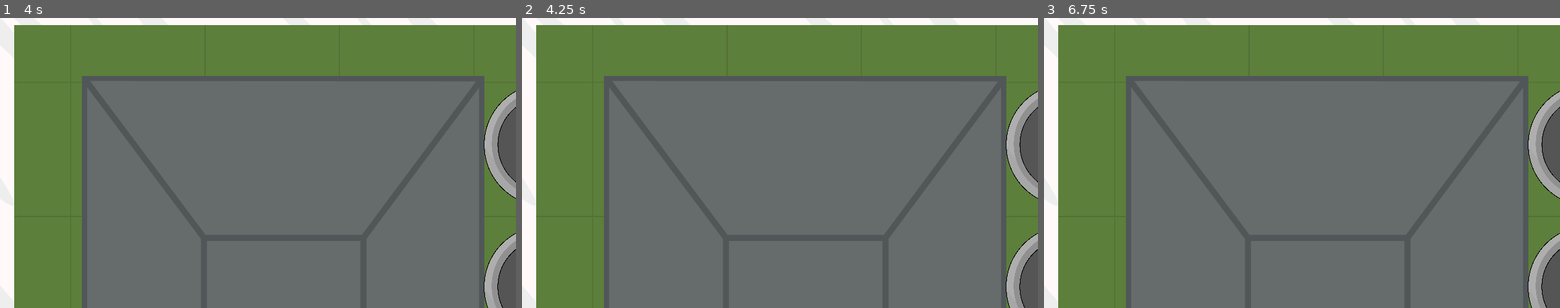
Above: before the commit, frames 1-3 (left to right).
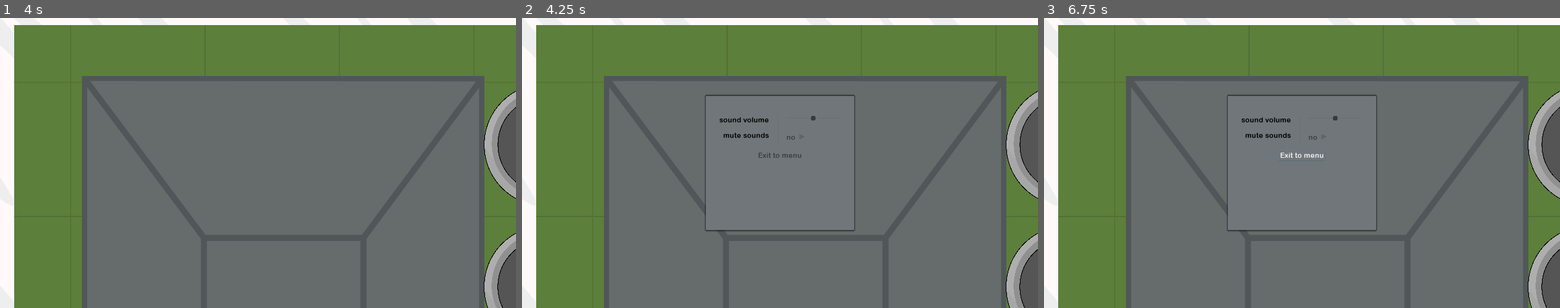
Above: after the commit, the same moments.

Repository: michalbie/Spinningeddon
Game: Godot game, scene res://Scenes/World/World.tscn
Two runs of this game, one before a commit and one after it. Both use one fixed random seed, a clock stepped at 60 frames per second and the inputs below. This scene is started directly instead of the project's main scene.
Inputs (mouse positions are in pixels of both pictures, inside the frame that each line leads up to):
- Up to frame 1 (4 s): tap Enter at 0.5, 2, 3.5 s; move the mouse to (371, 148) at 0.52 s; press the mouse at (371, 148) at 0.53 s; tap Space at 1.25, 2.75 s; move the mouse to (154, 177) at 1.27 s; release the mouse at (154, 177) at 1.28 s; tap Tab (show_list) at 1.35, 3.6 s; move the mouse to (309, 99) at 2.02 s; right-click (309, 99) at 2.1 s; move the mouse to (232, 221) at 2.77 s; click (232, 221) at 2.85 s; move the mouse to (412, 206) at 3.52 s
- Up to frame 2 (4.25 s): tap Escape (ui_cancel) at 4.15 s
- Up to frame 3 (6.75 s): click (1322, 136) at 4.27 s; tap Space at 5 s; move the mouse to (1147, 119) at 5.02 s; right-click (1147, 119) at 5.1 s; move the mouse to (1327, 163) at 5.77 s; press the mouse at (1327, 163) at 5.78 s; move the mouse to (1224, 90) at 6.52 s; release the mouse at (1224, 90) at 6.53 s; tap Tab (show_list) at 6.6 s

Frame 1 is identical in both runs. In frame 2, 0.7% of the frame differs, in the area x 35-65%, y 26-74%; in frame 3, 0.7%.

Commit message:
Added pause menu (#60)
* Added pause menu

There is now a pause menu accessible under ESC key, that allows for changing the settings and leaving the game.

* Removed background from menu

* Fixed crash after leaving the game

Co-authored-by: Michał Biernacki <biernackimichal022@gmail.com>

Diff:
--- a/Entities/Character/Character.gd
+++ b/Entities/Character/Character.gd
@@ -89,7 +89,7 @@
 		being_removed = true
 		GameManager.world.gameplay_info.rpc("update_kills_info", str(source), self.get_name())
 
-		if source != "Fog":
+		if source != "Fog" and source != "Heart attack":
 			GameManager.world.get_node(str(source)).hud.rpc("update_players_alive")
 			GameManager.world.get_node(str(source)).kills += 1
 			GameManager.world.get_node(str(source)).hud.rpc_id(int(source), "update_kills", GameManager.world.get_node(str(source)).kills)
--- a/Scenes/HUD/GameplayInfo.gd
+++ b/Scenes/HUD/GameplayInfo.gd
@@ -20,7 +20,7 @@
 
 remote func update_kills_info(killer, victim):
 	var killer_name = str(killer)
-	if str(killer) != "Fog":
+	if str(killer) != "Fog" and str(killer) != "Heart attack":
 		killer_name = LobbyManager.players[int(killer)]["name"]
 	var victim_name = LobbyManager.players[int(victim)]["name"]
 	var new_label = KillLabel.instance()
--- /dev/null
+++ b/Scenes/HUD/SettingsMenu.gd
@@ -0,0 +1,14 @@
+extends CanvasLayer
+
+
+func _process(delta):
+	if Input.is_action_just_pressed("ui_cancel"):
+		$Settings.visible = !$Settings.visible
+
+
+
+func _on_Button_pressed():
+	var player = GameManager.world.get_node(str(get_tree().get_network_unique_id()))
+	player.got_shot(player.hp, "Heart attack")
+	GameManager.end_game()
+	LobbyManager.lobby._on_ReturnButton_pressed()
--- /dev/null
+++ b/Scenes/HUD/SettingsMenu.tscn
@@ -0,0 +1,188 @@
+[gd_scene load_steps=12 format=2]
+
+[ext_resource path="res://Scenes/MainMenu/SubMenus/Settings/Settings.gd" type="Script" id=1]
+[ext_resource path="res://Scenes/HUD/SettingsMenu.gd" type="Script" id=2]
+[ext_resource path="res://Fonts/Arial-Rounded-MT-Bold_4291.ttf" type="DynamicFontData" id=5]
+[ext_resource path="res://Scenes/MainMenu/SubMenus/Settings/assets/arrow.png" type="Texture" id=7]
+[ext_resource path="res://Scenes/MainMenu/SubMenus/Settings/assets/grabber.png" type="Texture" id=8]
+
+[sub_resource type="DynamicFont" id=1]
+size = 27
+font_data = ExtResource( 5 )
+
+[sub_resource type="Theme" id=2]
+default_font = SubResource( 1 )
+
+[sub_resource type="StyleBoxFlat" id=3]
+bg_color = Color( 0.443137, 0.466667, 0.482353, 1 )
+shadow_size = 7
+
+[sub_resource type="StyleBoxLine" id=4]
+color = Color( 0.415686, 0.439216, 0.454902, 1 )
+thickness = 2
+vertical = true
+
+[sub_resource type="StyleBoxLine" id=5]
+color = Color( 0.411765, 0.435294, 0.45098, 1 )
+grow_end = 0.0
+thickness = 2
+
+[sub_resource type="StyleBoxLine" id=6]
+color = Color( 0.411765, 0.435294, 0.45098, 1 )
+thickness = 2
+
+[node name="SettingsMenu" type="CanvasLayer"]
+script = ExtResource( 2 )
+
+[node name="Settings" type="Control" parent="."]
+visible = false
+anchor_right = 1.0
+anchor_bottom = 1.0
+theme = SubResource( 2 )
+script = ExtResource( 1 )
+__meta__ = {
+"_edit_use_anchors_": false
+}
+
+[node name="CenterContainer" type="CenterContainer" parent="Settings"]
+margin_left = 10.0
+margin_top = 10.0
+margin_right = 1910.0
+margin_bottom = 1070.0
+__meta__ = {
+"_edit_use_anchors_": false
+}
+
+[node name="PanelContainer" type="PanelContainer" parent="Settings/CenterContainer"]
+margin_left = 675.0
+margin_top = 280.0
+margin_right = 1225.0
+margin_bottom = 780.0
+rect_min_size = Vector2( 550, 500 )
+custom_styles/panel = SubResource( 3 )
+
+[node name="MarginContainer" type="MarginContainer" parent="Settings/CenterContainer/PanelContainer"]
+margin_right = 550.0
+margin_bottom = 500.0
+
+[node name="VBoxContainer" type="VBoxContainer" parent="Settings/CenterContainer/PanelContainer/MarginContainer"]
+margin_right = 550.0
+margin_bottom = 500.0
+custom_constants/separation = 28
+
+[node name="HBoxContainer" type="HBoxContainer" parent="Settings/CenterContainer/PanelContainer/MarginContainer/VBoxContainer"]
+margin_bottom = 46.0
+rect_min_size = Vector2( 0, 46 )
+size_flags_horizontal = 0
+size_flags_vertical = 0
+__meta__ = {
+"_edit_use_anchors_": false
+}
+
+[node name="HBoxContainer4" type="HBoxContainer" parent="Settings/CenterContainer/PanelContainer/MarginContainer/VBoxContainer"]
+margin_left = 52.0
+margin_top = 74.0
+margin_right = 497.0
+margin_bottom = 173.0
+size_flags_horizontal = 4
+custom_constants/separation = 30
+
+[node name="VBoxContainer" type="VBoxContainer" parent="Settings/CenterContainer/PanelContainer/MarginContainer/VBoxContainer/HBoxContainer4"]
+margin_right = 181.0
+margin_bottom = 99.0
+custom_constants/separation = 25
+
+[node name="VolumeLabel" type="Label" parent="Settings/CenterContainer/PanelContainer/MarginContainer/VBoxContainer/HBoxContainer4/VBoxContainer"]
+margin_right = 181.0
+margin_bottom = 32.0
+size_flags_horizontal = 8
+custom_colors/font_color = Color( 0, 0, 0, 1 )
+text = "sound volume"
+align = 1
+
+[node name="MuteLabel" type="Label" parent="Settings/CenterContainer/PanelContainer/MarginContainer/VBoxContainer/HBoxContainer4/VBoxContainer"]
+margin_left = 13.0
+margin_top = 57.0
+margin_right = 181.0
+margin_bottom = 89.0
+size_flags_horizontal = 8
+custom_colors/font_color = Color( 0, 0, 0, 1 )
+text = "mute sounds"
+align = 1
+
+[node name="VSeparator" type="VSeparator" parent="Settings/CenterContainer/PanelContainer/MarginContainer/VBoxContainer/HBoxContainer4"]
+margin_left = 211.0
+margin_right = 215.0
+margin_bottom = 99.0
+size_flags_horizontal = 0
+custom_styles/separator = SubResource( 4 )
+
+[node name="VBoxContainer2" type="VBoxContainer" parent="Settings/CenterContainer/PanelContainer/MarginContainer/VBoxContainer/HBoxContainer4"]
+margin_left = 245.0
+margin_right = 445.0
+margin_bottom = 99.0
+size_flags_horizontal = 0
+custom_constants/separation = 41
+
+[node name="VolumeSlider" type="HSlider" parent="Settings/CenterContainer/PanelContainer/MarginContainer/VBoxContainer/HBoxContainer4/VBoxContainer2"]
+margin_right = 200.0
+margin_bottom = 18.0
+rect_min_size = Vector2( 200, 0 )
+mouse_default_cursor_shape = 2
+size_flags_horizontal = 0
+custom_icons/grabber_highlight = ExtResource( 8 )
+custom_icons/grabber = ExtResource( 8 )
+custom_styles/slider = SubResource( 5 )
+custom_styles/grabber_area = SubResource( 6 )
+min_value = -30.0
+max_value = 30.0
+step = 0.5
+rounded = true
+
+[node name="HBoxContainer" type="HBoxContainer" parent="Settings/CenterContainer/PanelContainer/MarginContainer/VBoxContainer/HBoxContainer4/VBoxContainer2"]
+margin_top = 59.0
+margin_right = 200.0
+margin_bottom = 99.0
+custom_constants/separation = 11
+
+[node name="MuteLabel" type="Label" parent="Settings/CenterContainer/PanelContainer/MarginContainer/VBoxContainer/HBoxContainer4/VBoxContainer2/HBoxContainer"]
+margin_right = 32.0
+margin_bottom = 40.0
+size_flags_vertical = 5
+custom_colors/font_color = Color( 0.243137, 0.247059, 0.258824, 1 )
+text = "no"
+align = 1
+valign = 1
+
+[node name="MuteCheckBox" type="CheckBox" parent="Settings/CenterContainer/PanelContainer/MarginContainer/VBoxContainer/HBoxContainer4/VBoxContainer2/HBoxContainer"]
+margin_left = 43.0
+margin_right = 75.0
+margin_bottom = 40.0
+rect_min_size = Vector2( 32, 32 )
+mouse_default_cursor_shape = 2
+size_flags_horizontal = 0
+size_flags_vertical = 8
+custom_icons/radio_checked = ExtResource( 7 )
+custom_icons/checked = ExtResource( 7 )
+custom_icons/radio_unchecked = ExtResource( 7 )
+custom_icons/unchecked = ExtResource( 7 )
+
+[node name="HBoxContainer2" type="HBoxContainer" parent="Settings/CenterContainer/PanelContainer/MarginContainer/VBoxContainer"]
+margin_top = 201.0
+margin_right = 550.0
+margin_bottom = 239.0
+alignment = 1
+
+[node name="Button" type="Button" parent="Settings/CenterContainer/PanelContainer/MarginContainer/VBoxContainer/HBoxContainer2"]
+margin_left = 188.0
+margin_right = 361.0
+margin_bottom = 38.0
+size_flags_vertical = 5
+custom_colors/font_color = Color( 0.243137, 0.247059, 0.258824, 1 )
+custom_colors/font_color_hover = Color( 0, 0, 0, 1 )
+custom_colors/font_color_pressed = Color( 0, 0, 0, 1 )
+text = "Exit to menu"
+flat = true
+[connection signal="value_changed" from="Settings/CenterContainer/PanelContainer/MarginContainer/VBoxContainer/HBoxContainer4/VBoxContainer2/VolumeSlider" to="Settings" method="_on_VolumeSlider_value_changed"]
+[connection signal="pressed" from="Settings/CenterContainer/PanelContainer/MarginContainer/VBoxContainer/HBoxContainer4/VBoxContainer2/HBoxContainer/MuteCheckBox" to="Settings" method="_on_MuteCheckBox_pressed"]
+[connection signal="pressed" from="Settings/CenterContainer/PanelContainer/MarginContainer/VBoxContainer/HBoxContainer2/Button" to="." method="_on_Button_pressed"]
--- a/Scenes/World/World.gd
+++ b/Scenes/World/World.gd
@@ -6,6 +6,7 @@
 
 var GameplayInfo = preload("res://Scenes/HUD/GameplayInfo.tscn")
 var SpectatorSystem = preload("res://Scenes/HUD/SpectatorSystem.tscn")
+var SettingsMenu = preload("res://Scenes/HUD/SettingsMenu.tscn")
 
 var PlayerCorpse = preload("res://Entities/Character/Corpse.tscn")
 
@@ -19,6 +20,9 @@
 	add_child(map)
 	gameplay_info = GameplayInfo.instance()
 	add_child(gameplay_info)
+	var settings_menu = SettingsMenu.instance()
+	add_child(settings_menu)
+
 
 	if get_tree().is_network_server():
 		spectator_system = SpectatorSystem.instance()
